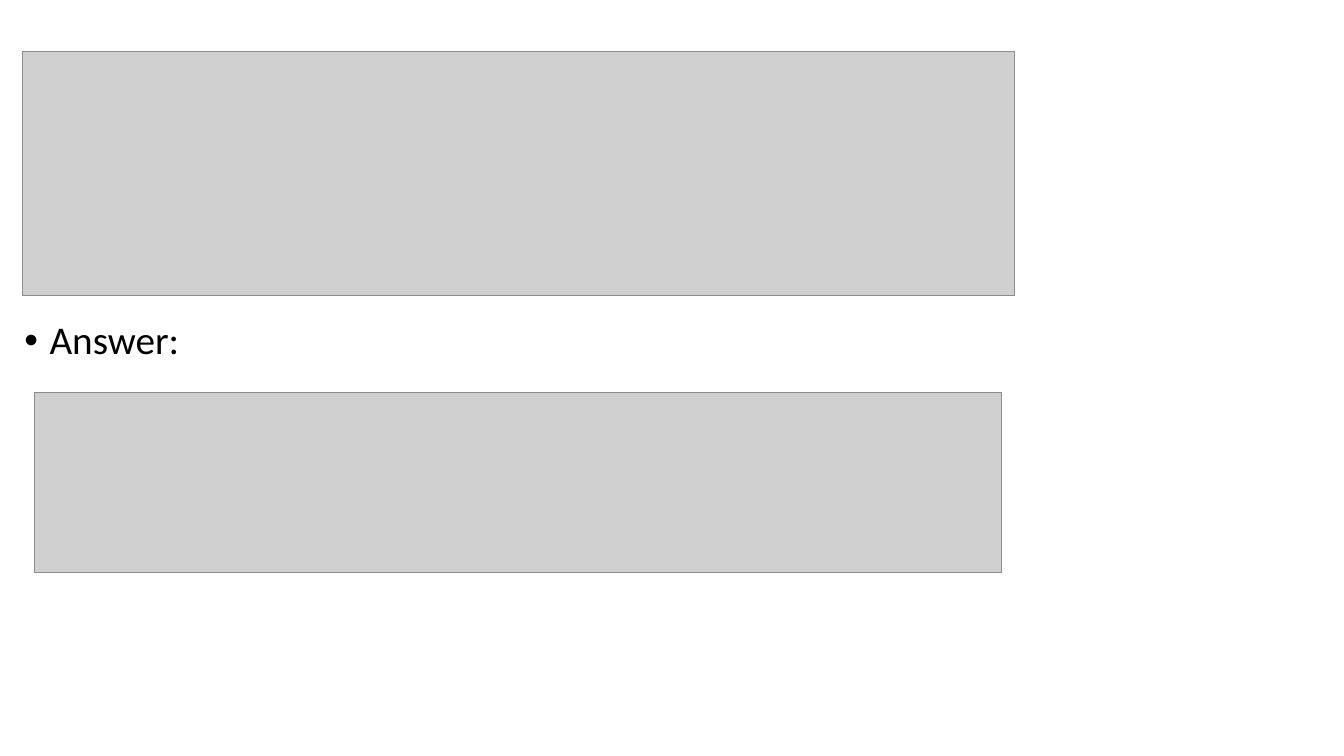
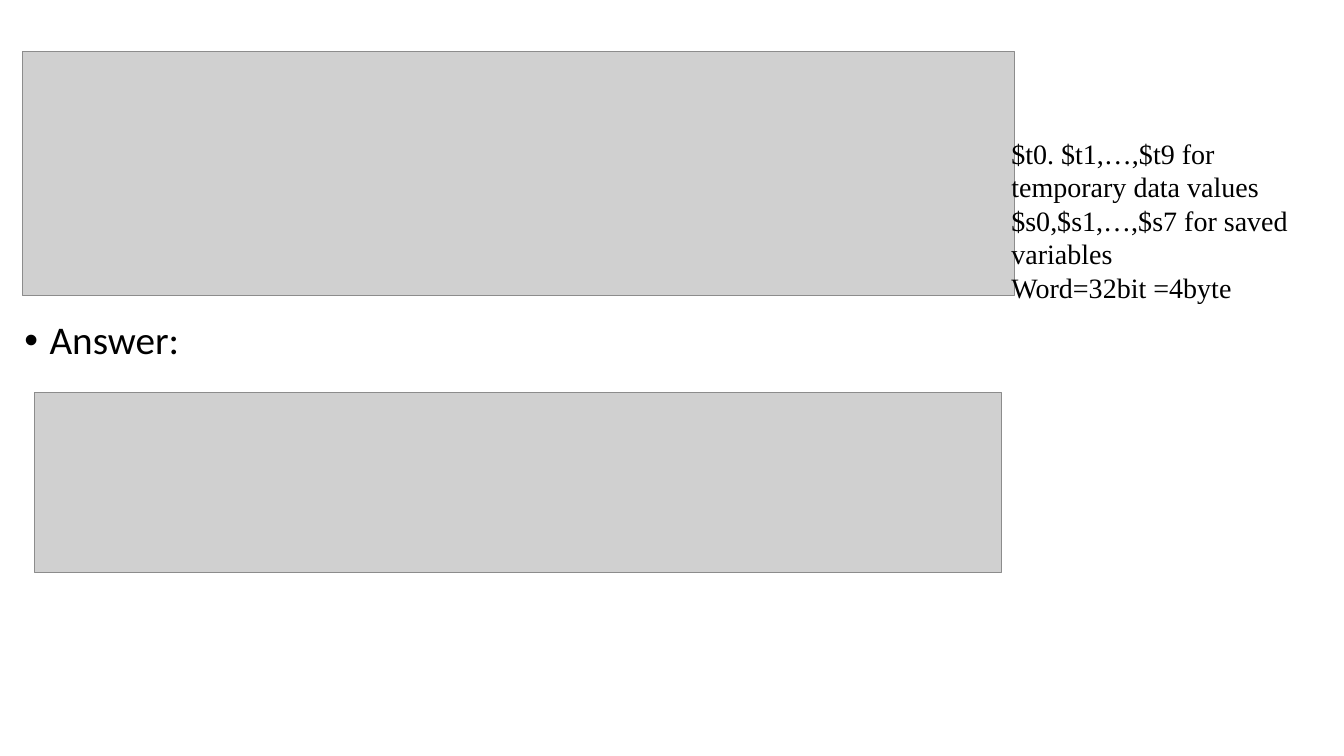
Before and after one commit to Syedshajib55/Computer-Architecture, a slide deck: slide 18 of CSE_213_3.pptx (slide 17 before the commit). Drawn at 1344x756 pixels with LibreOffice and Linux fonts; fonts in the diff are those of the drawing; grey boxes stand for pictures. Boxes give left, top, right and bottom in pixels: in the first picture for what was removed or moved away, otherwise in the second. Text is boxed around its words. In the diff, an @@ line names an element or a change of style, - is before the commit and + after.

```diff
--- a/CSE_213_3.pptx
+++ b/CSE_213_3.pptx
@@ text added at box(1011, 142, 1288, 304), 20 pt, text #000000 @@
+$t0. $t1,…,$t9 for temporary data values
+$s0,$s1,…,$s7 for saved variables
+Word=32bit =4byte
```
Also in this commit, not shown: 16 other slides changed, 3 slides added, 2 slides removed.
